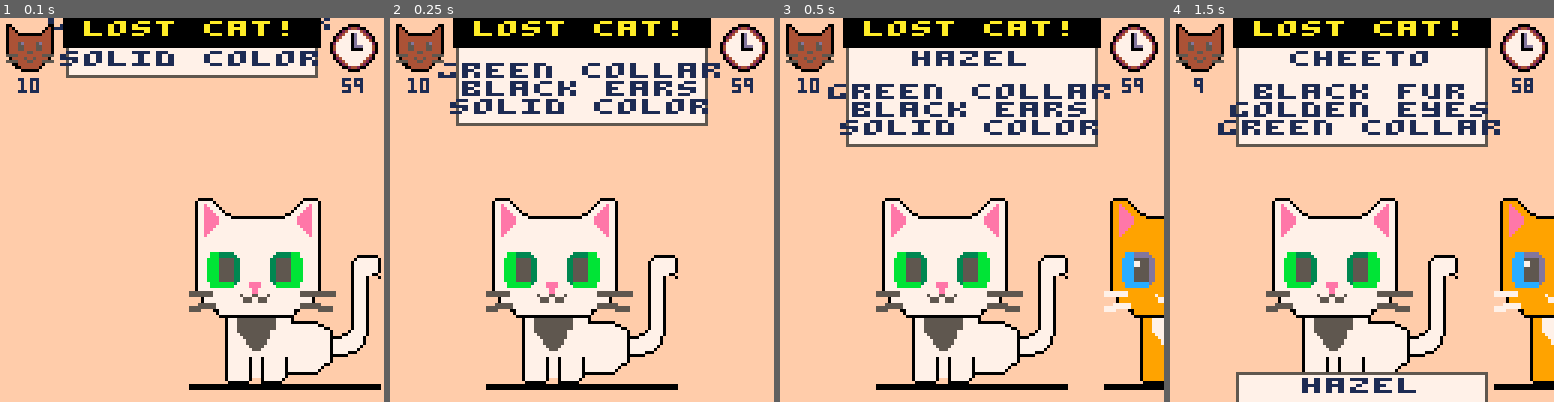
Above: before the commit, frames 1-4 (left to right).
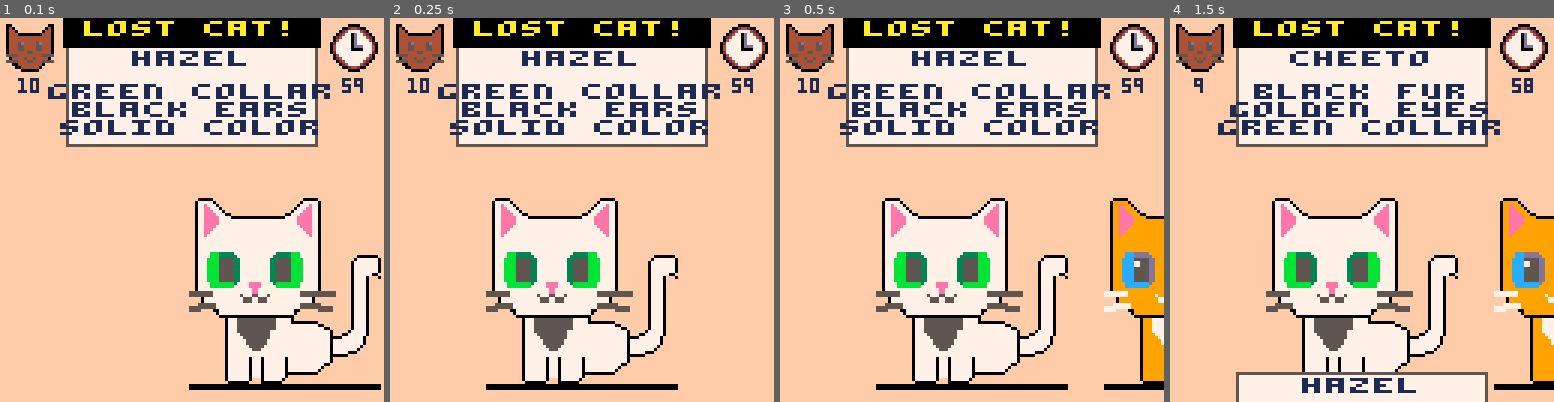
Above: after the commit, the same moments.

Repository: pcal43/pico8-papurrs-please
Game: PICO-8 cartridge pico8-home/carts/lost-cats.p8
Same seed, same stepped clock (60 frames per second), same inputs: the game is played once before the commit and once after it.
Inputs:
- Up to frame 1 (0.1 s): no input
- Up to frame 2 (0.25 s): no input
- Up to frame 3 (0.5 s): no input
- Up to frame 4 (1.5 s): tap O (Z key) at 0.7 s

The runs differ from the first frame. In frame 1, 14% of the frame differs, in the area x 12-86%, y 0-34%; in frame 2, 9.0%; in frame 3, nothing differs; in frame 4, nothing differs.

Commit message:
checkpoint

Diff:
--- a/pico8-home/carts/src/GameScreen.lua
+++ b/pico8-home/carts/src/GameScreen.lua
@@ -7,8 +7,6 @@
     self.canPress = true
     self.secondsRemaining = 60.0
     self._last_time = time()
-    self.posterY = POSTER_NEW_DISPLAY_POS
-    self.targetPosterY = POSTER_TOP_DISPLAY_POS
 
     self.catList = {}
     self.catListSize = 10
@@ -33,7 +31,7 @@
         cls(15) -- offwhite background
 
         -- draw poster at the top
-        self.posters[1].draw(SCREEN_WIDTH/2, self.posterY)
+        self.posters[1].draw(SCREEN_WIDTH/2)
 
         local header_h = 9
         local header_w = 84
@@ -123,8 +121,8 @@
 
                     -- Animate the next poster moving down
                     if #self.posters > 0 then
-                        self.posterY = POSTER_NEW_DISPLAY_POS
-                        self.targetPosterY = POSTER_TOP_DISPLAY_POS
+                        self.posters[1].y = POSTER_NEW_DISPLAY_POS
+                        self.posters[1].targetY = POSTER_TOP_DISPLAY_POS
                     end
                 end
 
@@ -147,15 +145,9 @@
             end
         end
 
-        -- adjust posterY to 'catch up' with targetPosterY
-        local posterDiff = self.targetPosterY - self.posterY
-        local posterDist = abs(posterDiff)
-        if posterDist > 0 then
-            if posterDist <= POSTER_MOVE_SPEED then
-                self.posterY = self.targetPosterY
-            else
-                self.posterY = self.posterY + sgn(posterDiff) * POSTER_MOVE_SPEED
-            end
+        -- update poster animation
+        if #self.posters > 0 then
+            self.posters[1].update()
         end
 
     end
--- a/pico8-home/carts/src/Poster.lua
+++ b/pico8-home/carts/src/Poster.lua
@@ -3,10 +3,24 @@
     local self = {}
     self.name = requireNonNil(name)
     self.traits = requireNonNil(traits)
+    self.y = POSTER_TOP_DISPLAY_POS
+    self.targetY = POSTER_TOP_DISPLAY_POS
 
+    function self.update()
+        -- adjust y to 'catch up' with targetY
+        local diff = self.targetY - self.y
+        local dist = abs(diff)
+        if dist > 0 then
+            if dist <= POSTER_MOVE_SPEED then
+                self.y = self.targetY
+            else
+                self.y = self.y + sgn(diff) * POSTER_MOVE_SPEED
+            end
+        end
+    end
 
     function self.draw(x, y)
-        x = x or 64 -- default to center if not provided
+        y = y or self.y -- use instance y if not provided
         local poster_x = x - POSTER_WIDTH / 2
 
         local traitCount = #self.traits
